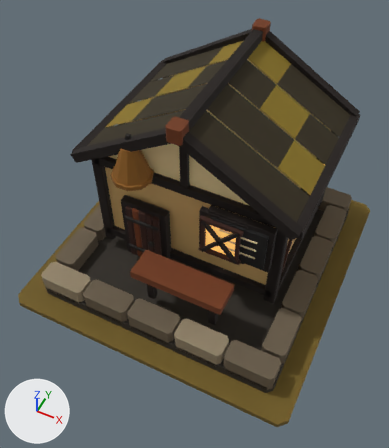
Renders of the glTF model art/schoolroom_t1/schoolroom_t1.glb from each side of a commit.
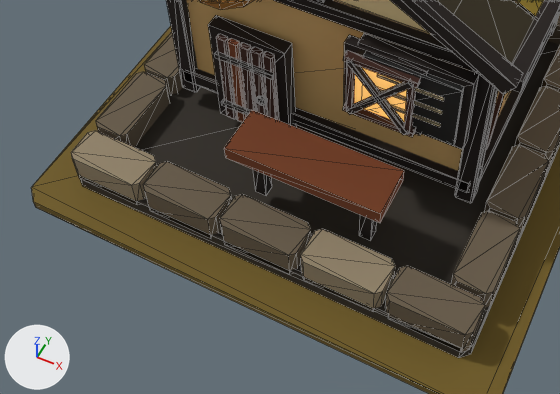
Each version is shown whole from a 50 mm lens placed at (1.25, -2.73, 3.74), pointed at (0.02, -0.26, 0.66), then close up on the part from 0% to 83% of the width and 41% to 92% of the height. The lights are fixed; the arrows at lower left show +X, +Y and +Z. The last two pictures show the newer version. The close-ups show mesh edges as thin lines.

In view in the first close-up: 'MMR | schoolroom | T01 Architecture.001', 'MMR | schoolroom | Tier 01 Ground.001'.
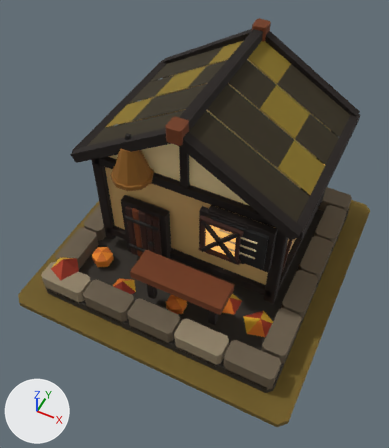
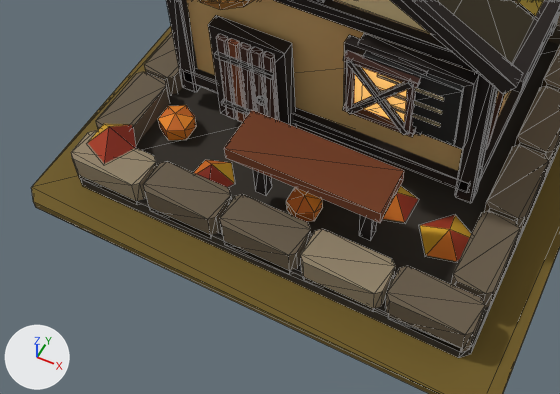
The change, as a list of edits to the scene's bpy script:
```text
Add me_mmr___schoolroom___t01_autumn_dressing_001:
    me_mmr___schoolroom___t01_autumn_dressing_001.from_pydata(...)  # 50 vertices, 56 faces; spans x -0.96..0.84, y -0.97..-0.37, z 0.08..0.32
    me_mmr___schoolroom___t01_autumn_dressing_001.materials.append(mat_mmr___shared_palette_atlas)  # picture img_mmr_shared_color_palette_64
Add ob_mmr___schoolroom___t01_autumn_dressing_001:
    ob_mmr___schoolroom___t01_autumn_dressing_001 = bpy.data.objects.new('MMR | schoolroom | T01 Autumn Dressing.001', me_mmr___schoolroom___t01_autumn_dressing_001)
    ob_mmr___schoolroom___t01_autumn_dressing_001.location = (0.0, 0.0, 0.05)
```

Pixel boxes [x1, y1, x2, y2] of what changed, in the close-ups (560 x 394 px):
'MMR | schoolroom | T01 Autumn Dressing.001', added
    after: [88, 105, 471, 261]
